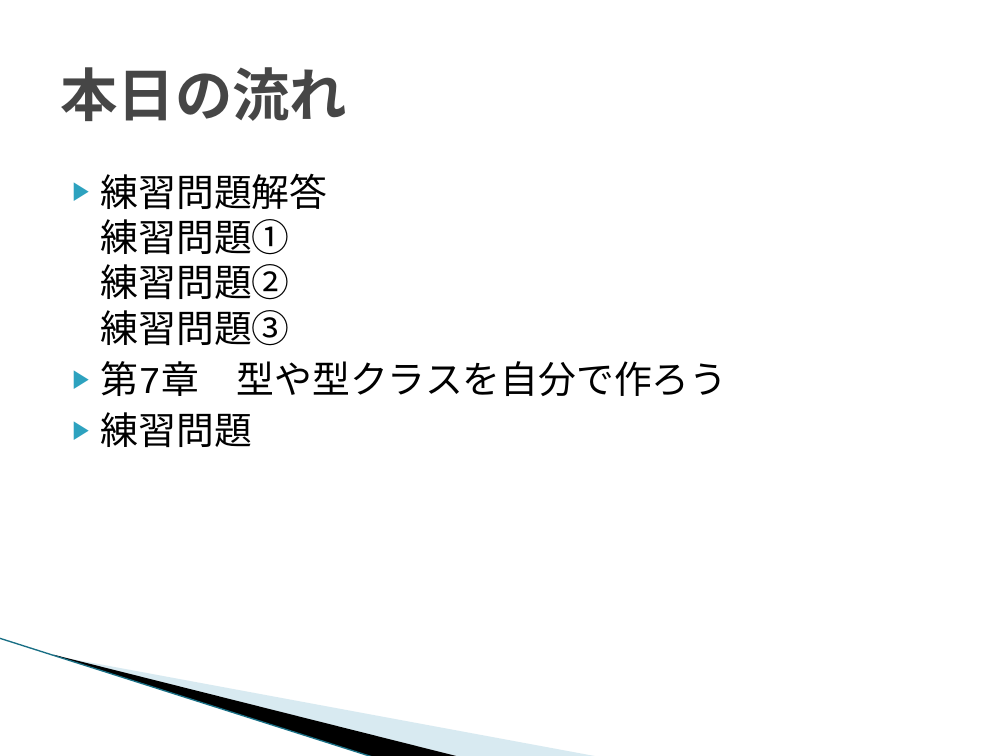
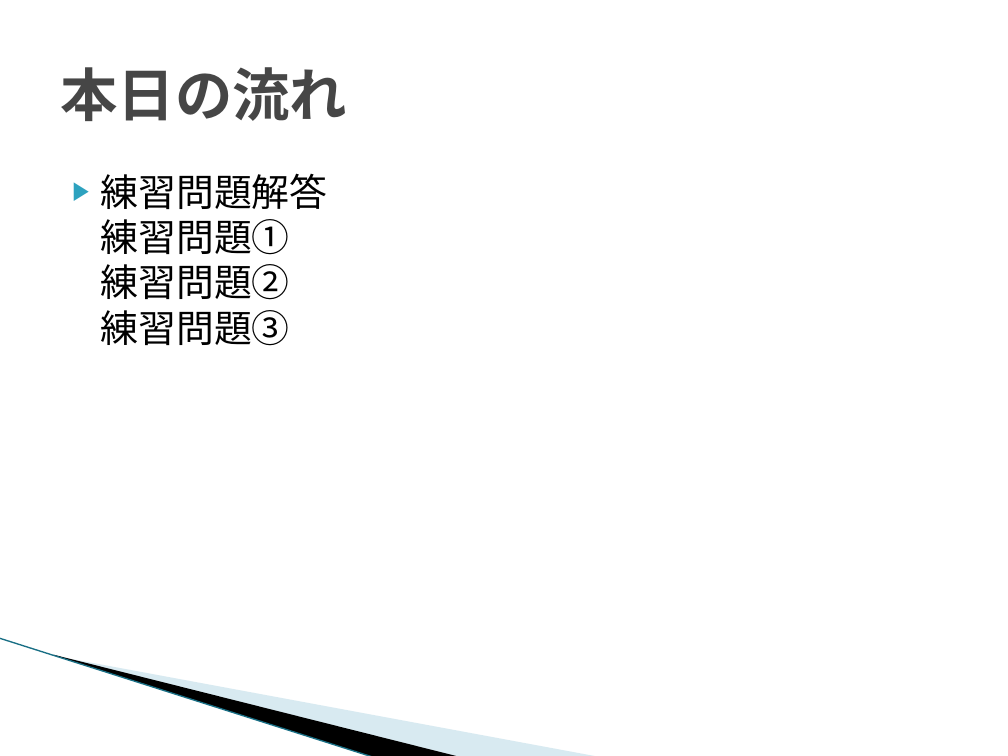
Before and after one commit to Hiroka0619/LYaHfGGreadingMIS, a slide deck: slide 2 of 201401/LYaHfGG5_hiroka.pptx. Drawn at 1008x756 pixels with LibreOffice and Linux fonts; fonts in the diff are those of the drawing; background and template pictures are left out. Boxes give left, top, right and bottom in pixels: in the first picture for what was removed or moved away, otherwise in the second. Text is boxed around its words. In the diff, an @@ line names an element or a change of style, - is before the commit and + after.

Commit message:
2014年1月30日の資料

```diff
--- a/201401/LYaHfGG5_hiroka.pptx
+++ b/201401/LYaHfGG5_hiroka.pptx
@@ text at (101,361,728,447): paragraphs removed @@
-▶ 第7章 型や型クラスを自分で作ろう
-▶ 練習問題
```
Also in this commit, not shown: 1 other slide changed, 8 slides removed, 1 other file.
